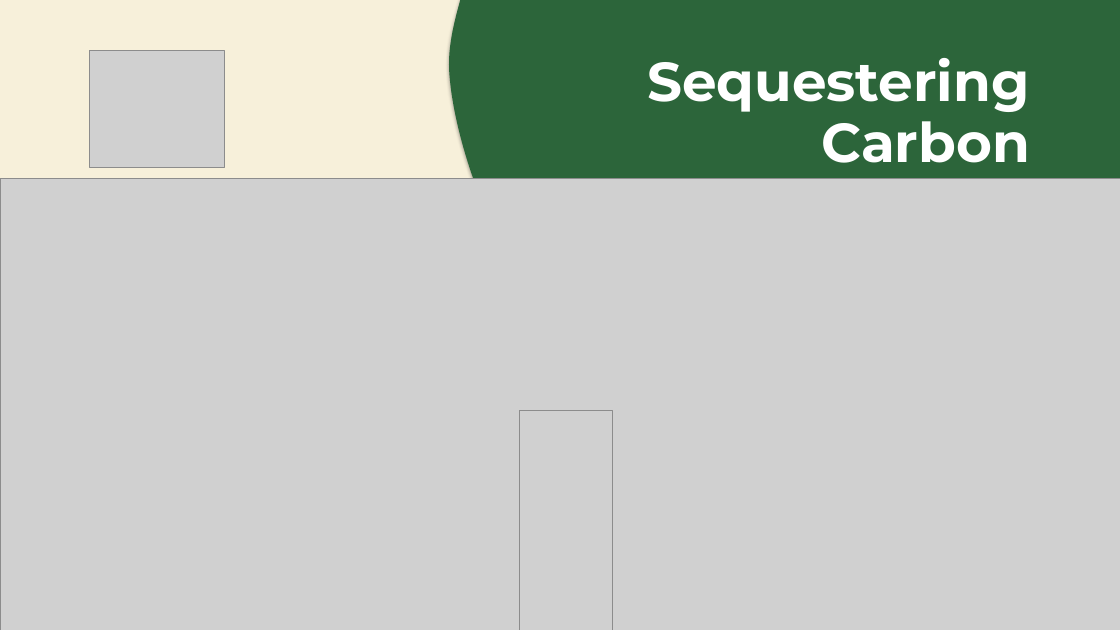
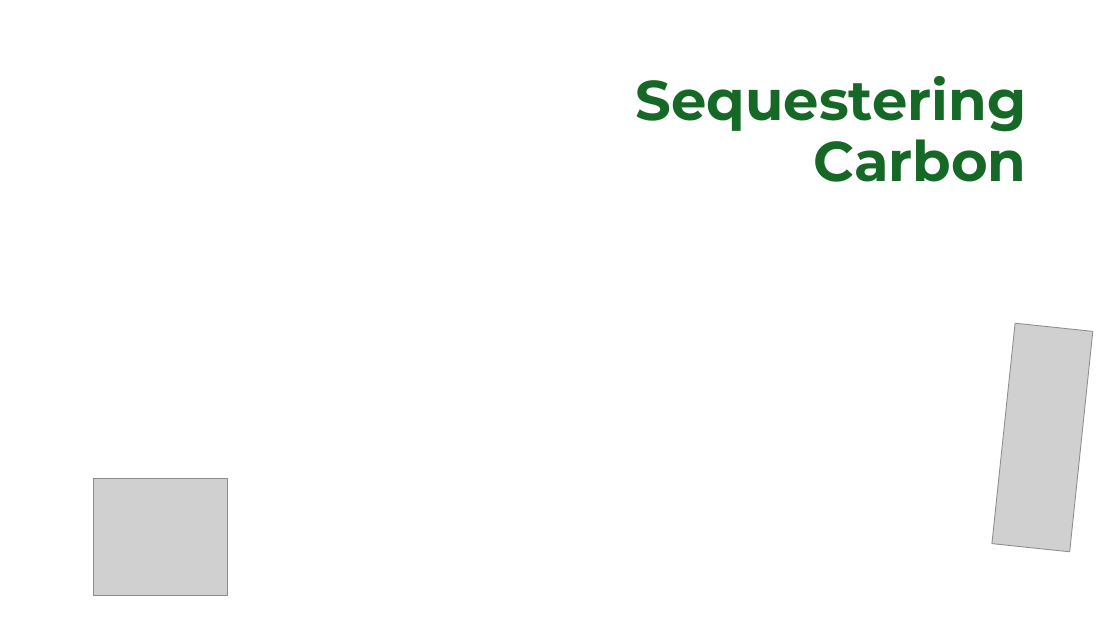
Before and after one commit to linneamoritznyc/final-SFWsite-Linnea, a slide deck: slide 6 of exports/stephanie/how-it-works/how-it-works-thumbnails.pptx. Drawn at 1120x630 pixels with LibreOffice and Linux fonts; fonts in the diff are those of the drawing; grey boxes stand for pictures; background and template pictures are left out. Boxes give left, top, right and bottom in pixels: in the first picture for what was removed or moved away, otherwise in the second. Text is boxed around its words. In the diff, an @@ line names an element or a change of style, - is before the commit and + after.

```diff
--- a/exports/stephanie/how-it-works/how-it-works-thumbnails.pptx
+++ b/exports/stephanie/how-it-works/how-it-works-thumbnails.pptx
@@ rectangle removed at (x1=0, y1=0, x2=1120, y2=630) @@
@@ freeform shape removed at (x1=450, y1=0, x2=1120, y2=630) @@
@@ text "Sequestering" moved from (x1=647, y1=58, x2=1030, y2=163) to (x1=636, y1=76, x2=1027, y2=182) @@
@@ text "Sequestering" at (x1=636, y1=76, x2=1027, y2=182): size 47 to 48 pt, text colour #FFFFFF to #156826 @@
@@ picture removed at (x1=0, y1=178, x2=1120, y2=630) @@
@@ picture added at (x1=992, y1=323, x2=1093, y2=552) @@
@@ picture removed at (x1=519, y1=411, x2=613, y2=630) @@
@@ picture moved from (x1=90, y1=50, x2=224, y2=167) to (x1=93, y1=478, x2=228, y2=595) @@
```
Also in this commit, not shown: 5 other slides changed, 26 other files.
